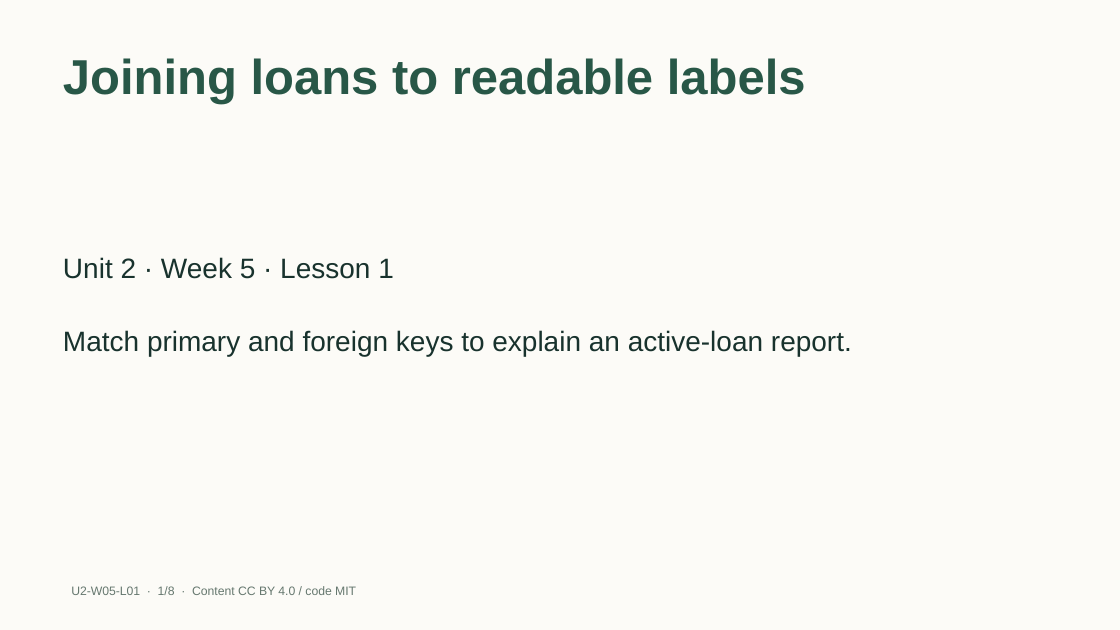
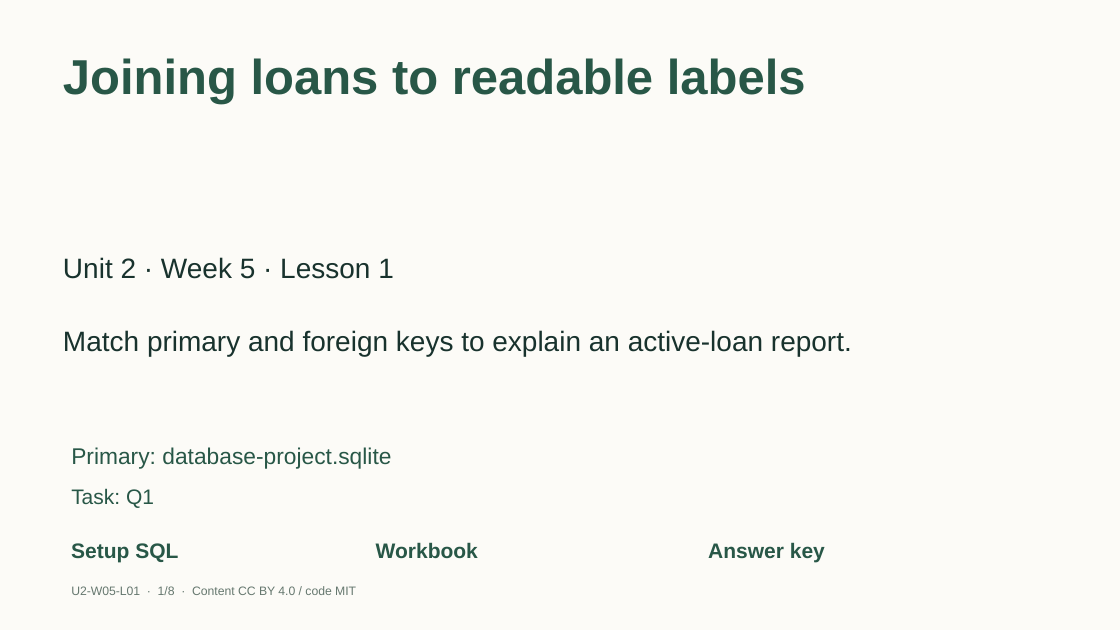
Before and after one commit to EdugenIO/cs-atar-textbook, a slide deck: slide 1 of dist/slides/u2-w05-l01.pptx. Drawn at 1120x630 pixels with LibreOffice and Linux fonts; fonts in the diff are those of the drawing. Boxes give left, top, right and bottom in pixels: in the first picture for what was removed or moved away, otherwise in the second. Text is boxed around its words. In the diff, an @@ line names an element or a change of style, - is before the commit and + after.

Commit message:
Connect SQL slides to exact primary tasks, schemas and keys (S05)

```diff
--- a/dist/slides/u2-w05-l01.pptx
+++ b/dist/slides/u2-w05-l01.pptx
@@ text added at [71,447,391,469], 19.5 pt, text #285747 @@
+Primary: database-project.sqlite
@@ text added at [71,488,154,508], 18 pt, text #285747 @@
+Task: Q1
@@ text added at [71,543,178,563], 18 pt, text #285747, bold @@
+Setup SQL
@@ text added at [376,542,478,558], 18 pt, text #285747, bold @@
+Workbook
@@ text added at [708,542,825,563], 18 pt, text #285747, bold @@
+Answer key
```
Also in this commit, not shown: 37 other files.
